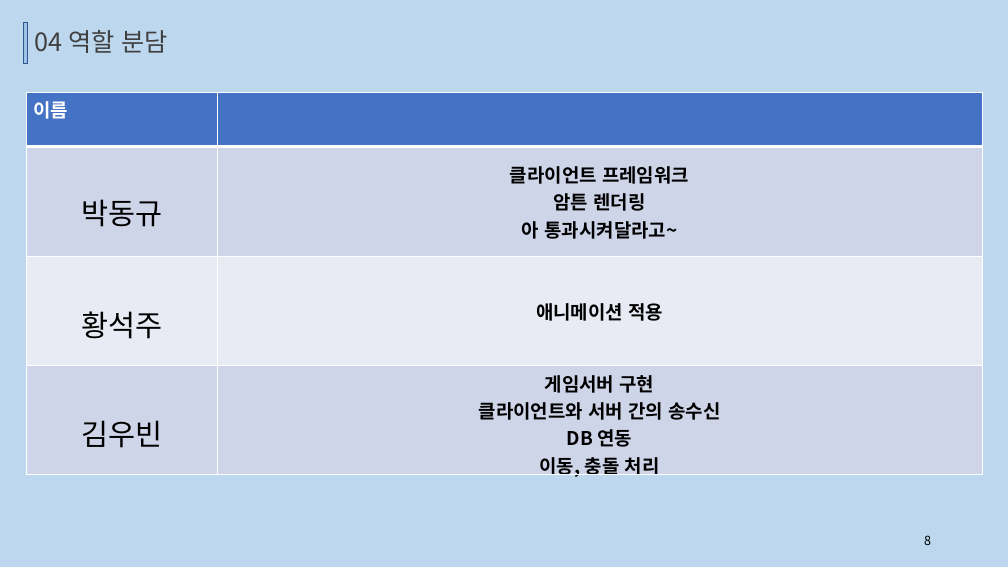
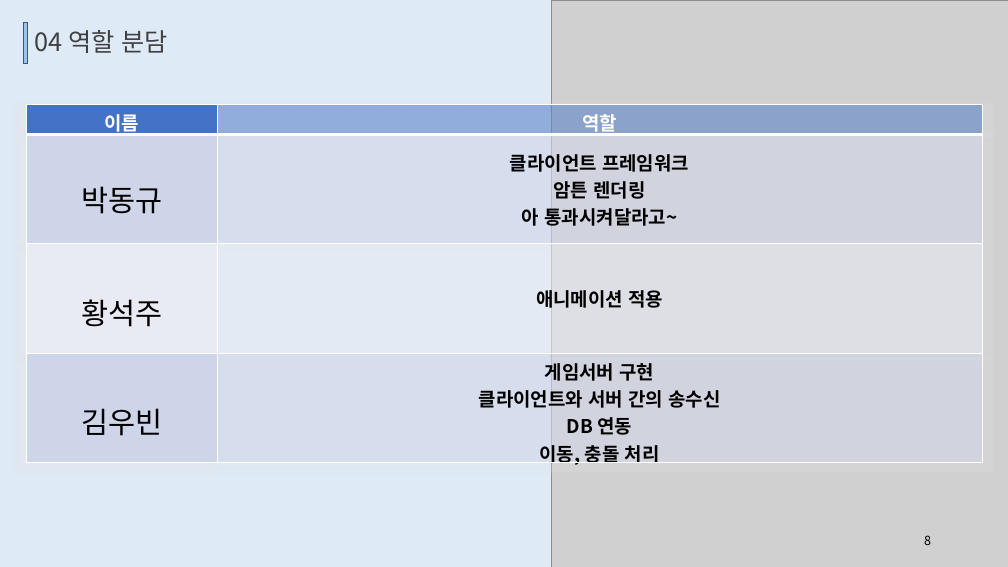
Before and after one commit to TUKoreaEscape/Graduation_Project, a slide deck: slide 8 of Graduation_Document/중간발표.pptx. Drawn at 1008x567 pixels with LibreOffice and Linux fonts; fonts in the diff are those of the drawing; grey boxes stand for pictures. Boxes give left, top, right and bottom in pixels: in the first picture for what was removed or moved away, otherwise in the second. Text is boxed around its words. In the diff, an @@ line names an element or a change of style, - is before the commit and + after.

```diff
--- a/Graduation_Document/중간발표.pptx
+++ b/Graduation_Document/중간발표.pptx
@@ background #BDD7EE to #DEEBF7 @@
@@ picture added at (x1=552, y1=0, x2=1008, y2=567) @@
@@ table at (x1=26, y1=104, x2=982, y2=470) @@
-row 1, column 2: 
+row 1, column 2: 역할
@@ fill #4472C4 to #4472C4 at 50% opacity in row 1, column 2 @@
@@ fill #CFD5EA to #CFD5EA at 50% opacity in 2 cells @@
@@ fill #E9EBF5 to #E9EBF5 at 50% opacity in row 3, column 2 @@
@@ alignment left to centre @@
@@ table resized from (x1=26, y1=92, x2=982, y2=481) to (x1=26, y1=104, x2=982, y2=470) @@
```
Also in this commit, not shown: 13 other slides changed, 1 slide removed.
